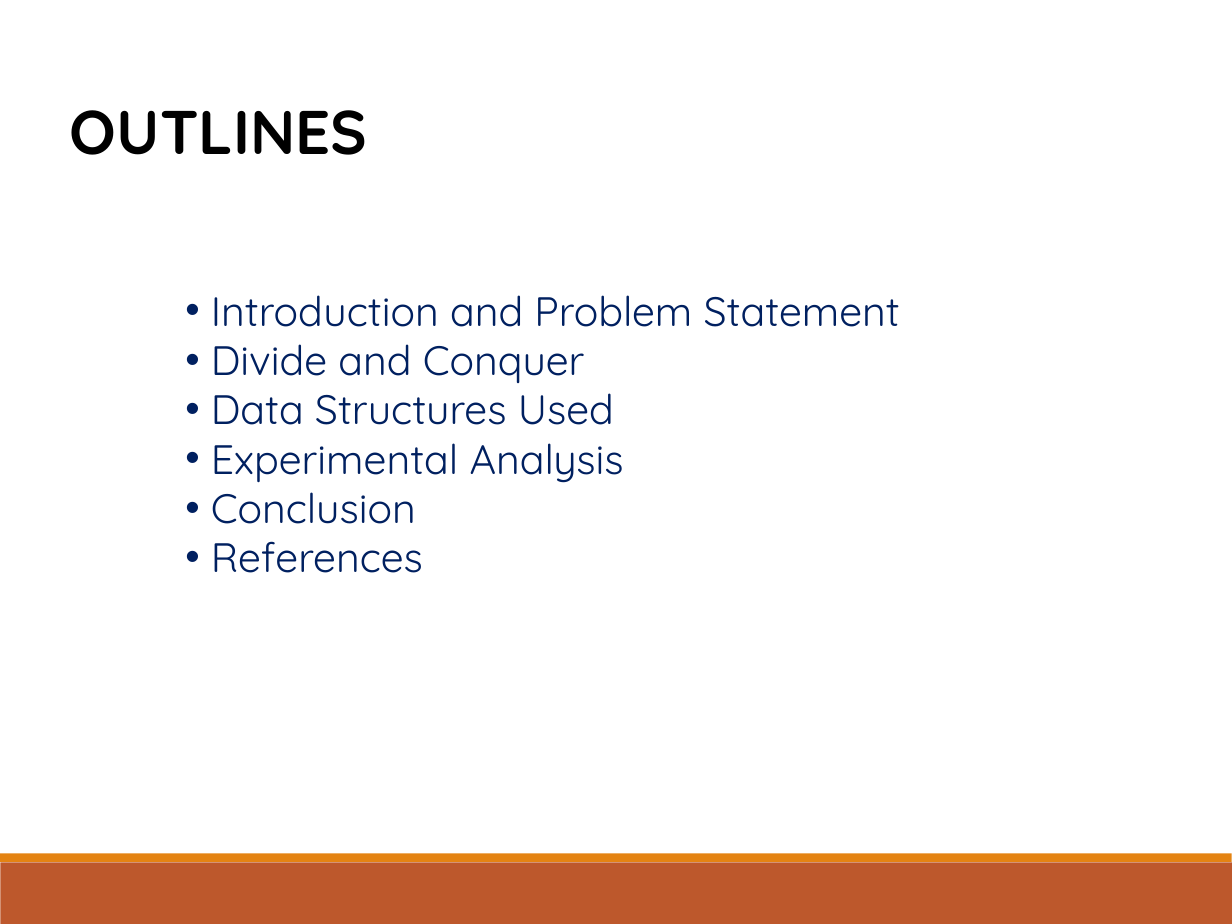
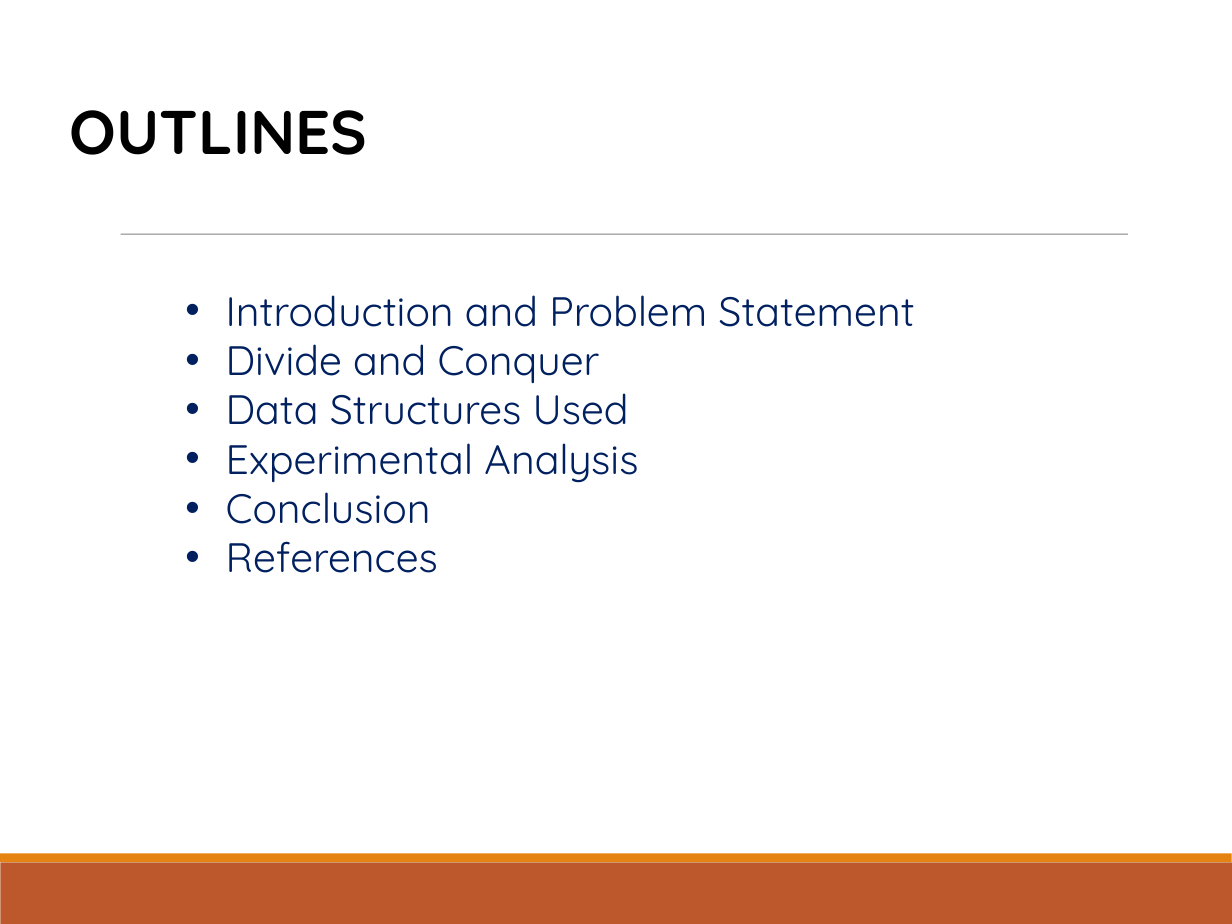
Before and after one commit to abhinav230201/DAA-Assignment, a slide deck: slide 2 of DAA Group 15/PPT.pptx. Drawn at 1232x924 pixels with LibreOffice and Linux fonts; fonts in the diff are those of the drawing. Boxes give left, top, right and bottom in pixels: in the first picture for what was removed or moved away, otherwise in the second. Text is boxed around its words. In the diff, an @@ line names an element or a change of style, - is before the commit and + after.

```diff
--- a/DAA Group 15/PPT.pptx
+++ b/DAA Group 15/PPT.pptx
@@ line added from (121, 234) to (1127, 234), #808080 0.51 pt @@
@@ text "Introduction and Problem Statement" at bbox=[226, 295, 914, 573]: indent changed @@
```
Also in this commit, not shown: 14 other slides changed, 1 slide added, 1 slide removed.
